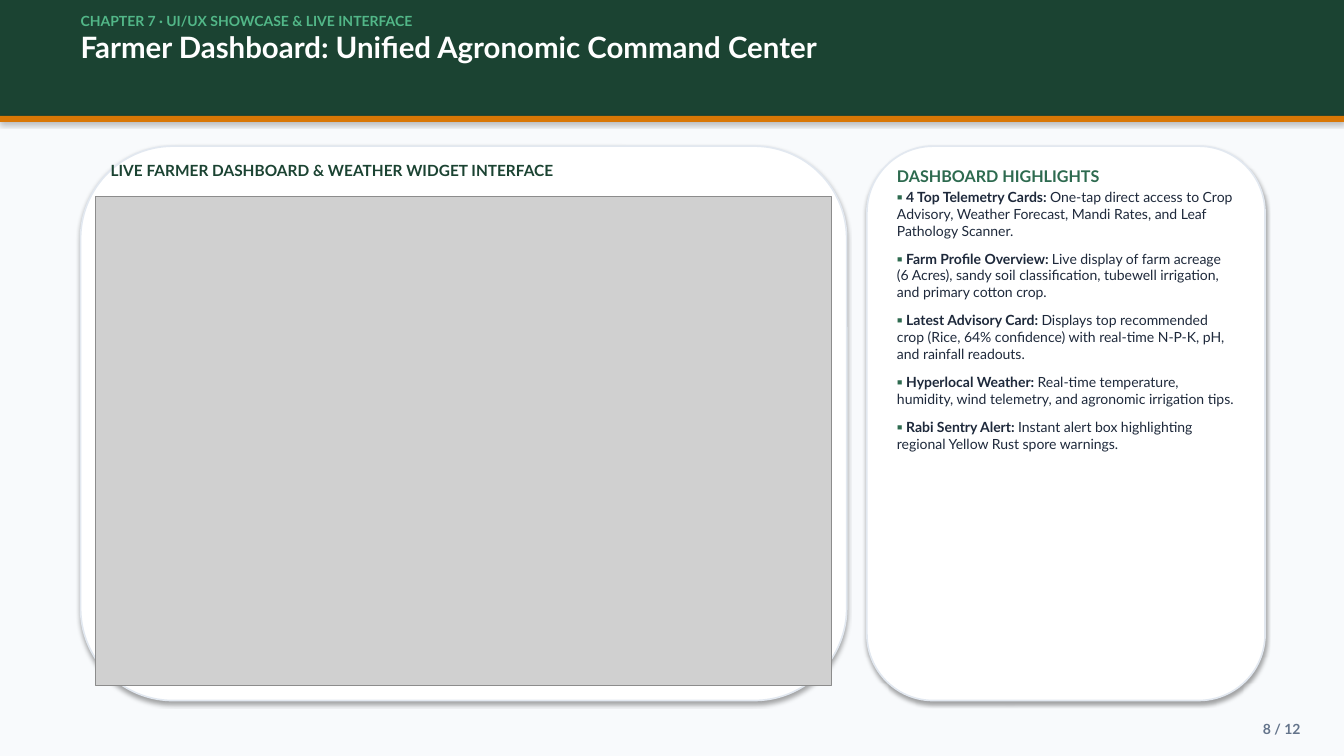
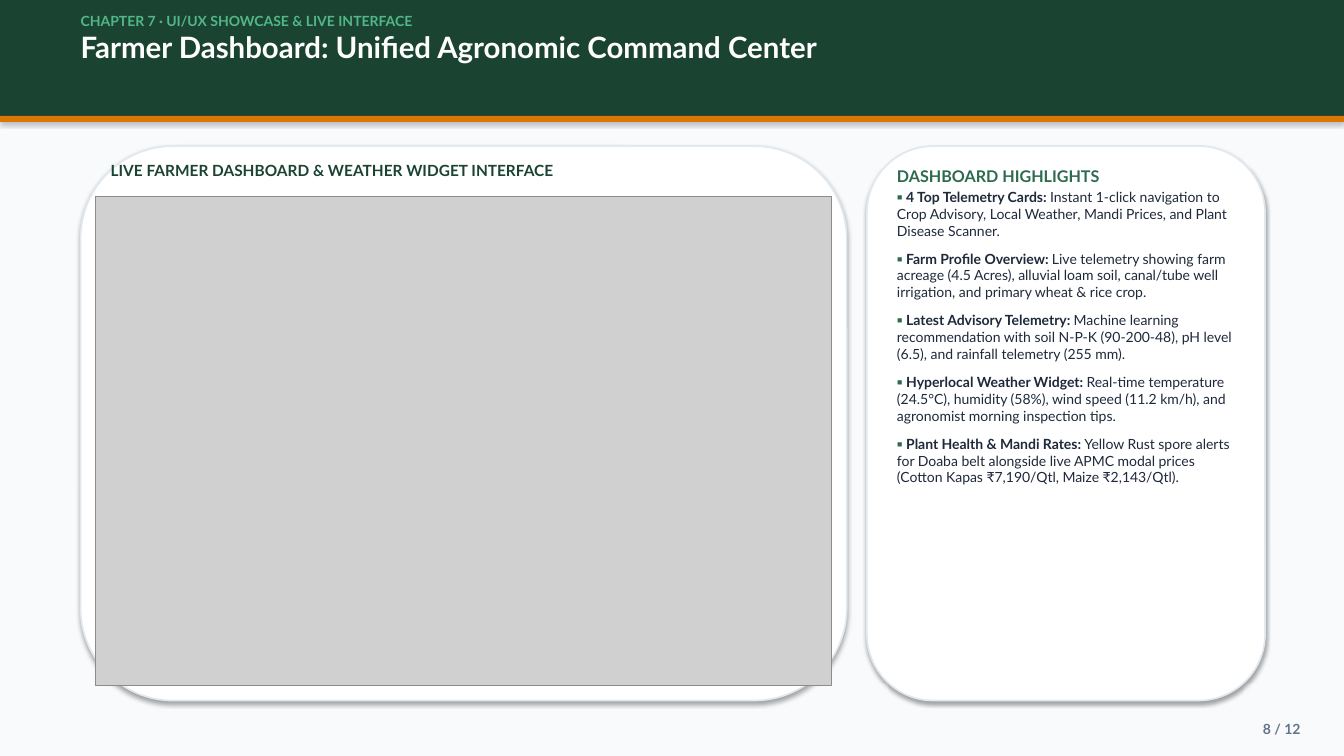
Before and after one commit to Tamanpreet84/AgriSaarthi, a slide deck: slide 8 of AgriSaarthi_Final_Presentation.pptx. Drawn at 1344x756 pixels with LibreOffice and Linux fonts; fonts in the diff are those of the drawing; grey boxes stand for pictures. Boxes give left, top, right and bottom in pixels: in the first picture for what was removed or moved away, otherwise in the second. Text is boxed around its words. In the diff, an @@ line names an element or a change of style, - is before the commit and + after.

```diff
--- a/AgriSaarthi_Final_Presentation.pptx
+++ b/AgriSaarthi_Final_Presentation.pptx
@@ text at <box>897,191,1232,485</box>: text changed @@
-▪ 4 Top Telemetry Cards: One-tap direct access to Crop Advisory, Weather Forecast, Mandi Rates, and Leaf Pathology Scanner.
-▪ Farm Profile Overview: Live display of farm acreage (6 Acres), sandy soil classification, tubewell irrigation, and primary cotton crop.
-▪ Latest Advisory Card: Displays top recommended crop (Rice, 64% confidence) with real-time N-P-K, pH, and rainfall readouts.
-▪ Hyperlocal Weather: Real-time temperature, humidity, wind telemetry, and agronomic irrigation tips.
-▪ Rabi Sentry Alert: Instant alert box highlighting regional Yellow Rust spore warnings.
+▪ 4 Top Telemetry Cards: Instant 1-click navigation to Crop Advisory, Local Weather, Mandi Prices, and Plant Disease Scanner.
+▪ Farm Profile Overview: Live telemetry showing farm acreage (4.5 Acres), alluvial loam soil, canal/tube well irrigation, and primary wheat & rice crop.
+▪ Latest Advisory Telemetry: Machine learning recommendation with soil N-P-K (90-200-48), pH level (6.5), and rainfall telemetry (255 mm).
+▪ Hyperlocal Weather Widget: Real-time temperature (24.5°C), humidity (58%), wind speed (11.2 km/h), and agronomist morning inspection tips.
+▪ Plant Health & Mandi Rates: Yellow Rust spore alerts for Doaba belt alongside live APMC modal prices (Cotton Kapas ₹7,190/Qtl, Maize ₹2,143/Qtl).
```
Also in this commit, not shown: 1 other slide changed, 12 other files.
